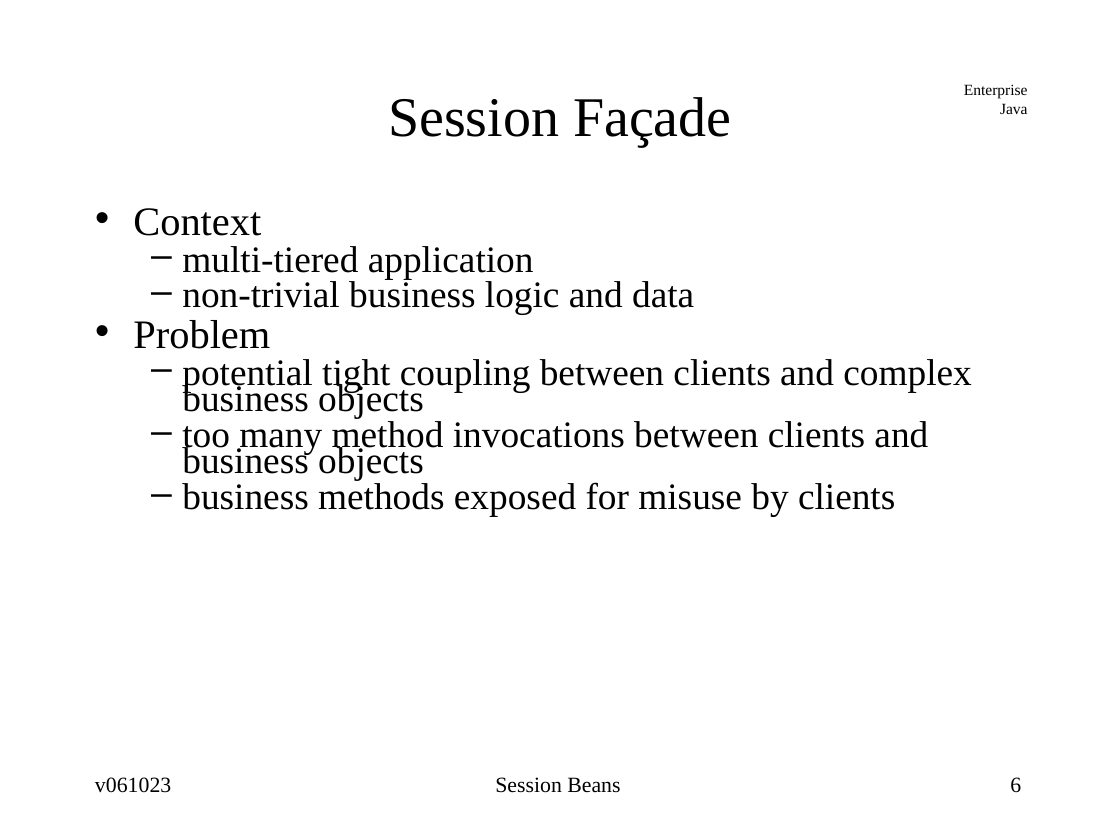
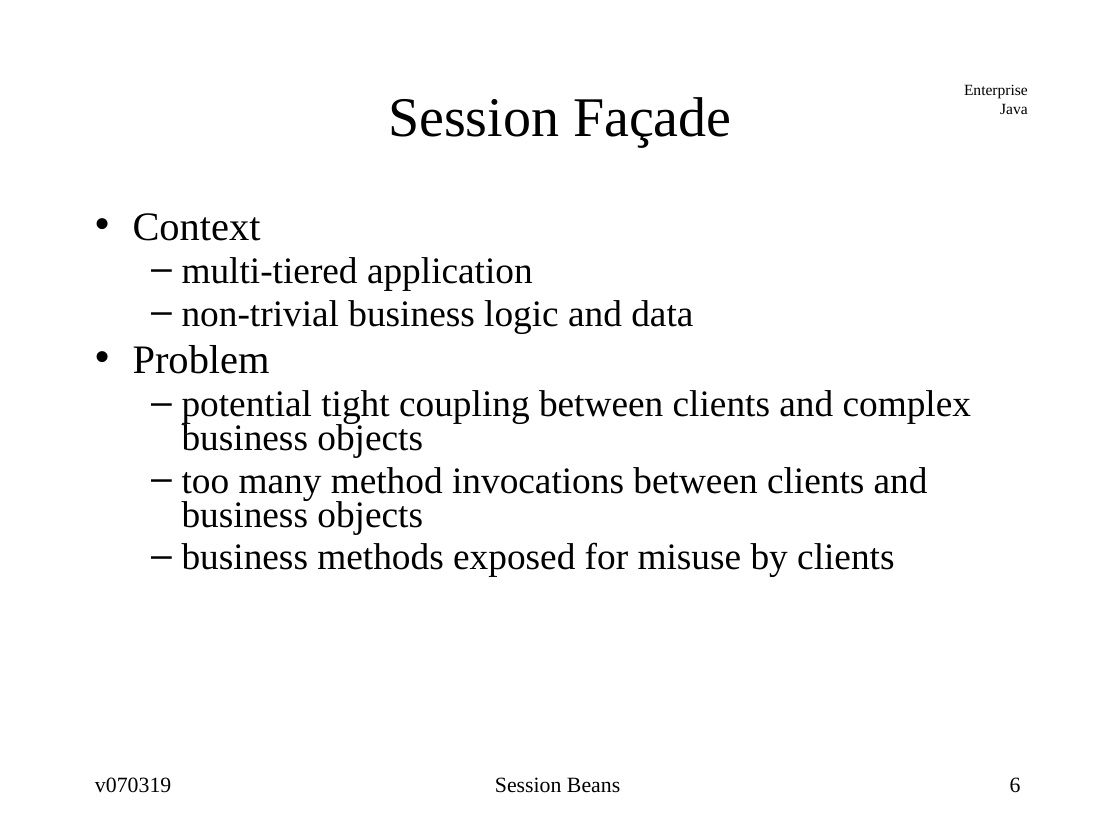
Before and after one commit to jcstaff/ejava-javaee, a slide deck: slide 6 of ejbsessionBank/src/site/resources/lectures/ejbSession.ppt. Drawn at 1120x840 pixels with LibreOffice and Linux fonts; fonts in the diff are those of the drawing. Boxes give left, top, right and bottom in pixels: in the first picture for what was removed or moved away, otherwise in the second. Text is boxed around its words. In the diff, an @@ line names an element or a change of style, - is before the commit and + after.

```diff
--- a/ejbsessionBank/src/site/resources/lectures/ejbSession.ppt
+++ b/ejbsessionBank/src/site/resources/lectures/ejbSession.ppt
@@ text "Context" at bbox=[133, 213, 971, 577]: line spacing 0.63 to 0.75; indent changed; line spacing 0.59 to 0.75 @@
@@ text at bbox=[95, 777, 171, 793]: text changed @@
-v061023
+v070319
```
Also in this commit, not shown: 28 other slides changed, 12 slides added, 2 slides removed, 31 other files.
